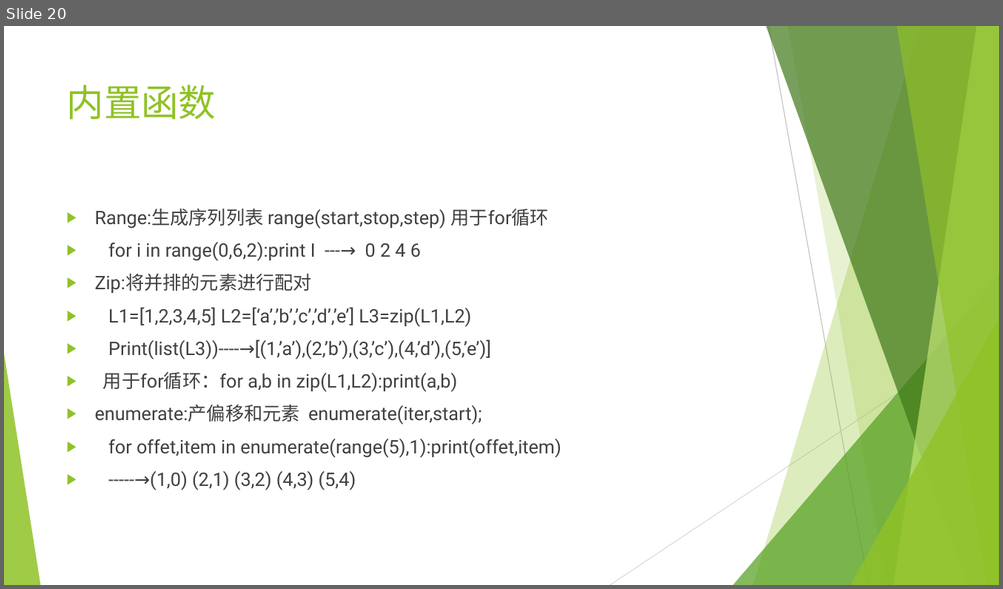
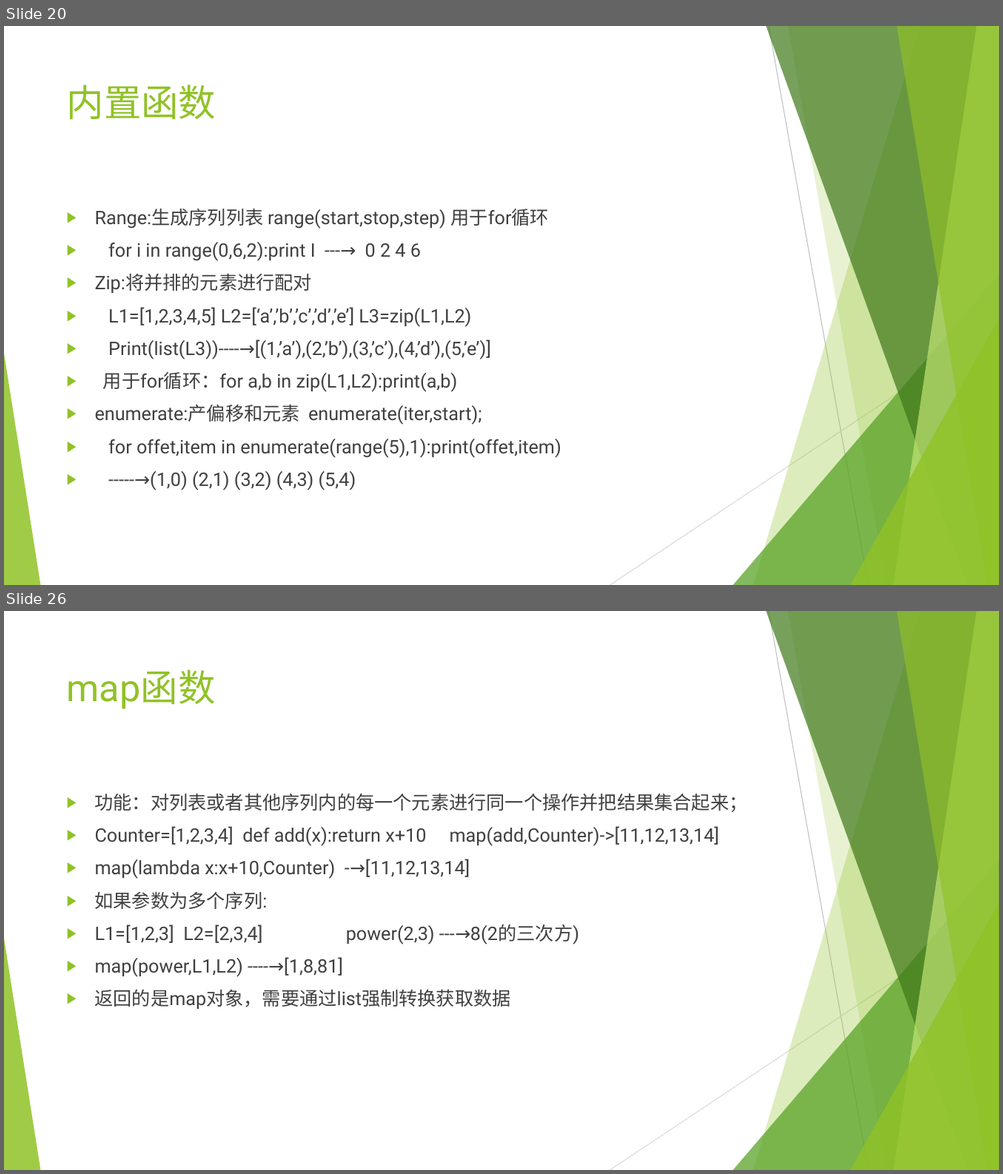
Before and after one commit to mrzhangs1015916/LearnPython, a slide deck: python.pptx. Shown one above the other, each under a label of ours: slide 20 before the commit, slides 20 and 26 after it; the slides between them are not shown. The pictures are 1003x589 and 1003x1174 pixels, drawn with LibreOffice and Linux fonts; fonts in the diff are those of the drawing. Boxes give left, top, right and bottom in pixels: in the first picture for what was removed or moved away, otherwise in the second. Text is boxed around its words. In the diff, an @@ line names an element or a change of style, - is before the commit and + after.

```diff
--- a/python.pptx
+++ b/python.pptx
@@ slide 26 added at (x1=4, y1=611, x2=999, y2=1170), background #FFFFFF; not listed: 10 template elements that a slide beside it also shows @@
@@ title added at (x1=67, y1=669, x2=216, y2=709), 36 pt, text #90C226 @@
+map函数
@@ text added at (x1=95, y1=794, x2=748, y2=1009), 18 pt, text #404040 @@
+▶ 功能：对列表或者其他序列内的每一个元素进行同一个操作并把结果集合起来；
+▶ Counter=[1,2,3,4] def add(x):return x+10 map(add,Counter)->[11,12,13,14]
+▶ map(lambda x:x+10,Counter) -→[11,12,13,14]
+▶ 如果参数为多个序列:
+▶ L1=[1,2,3] L2=[2,3,4] power(2,3) ---→8(2的三次方)
+▶ map(power,L1,L2) ----→[1,8,81]
+▶ 返回的是map对象，需要通过list强制转换获取数据
```
Also in this commit, not shown: 12 other slides added, 1 other file.
